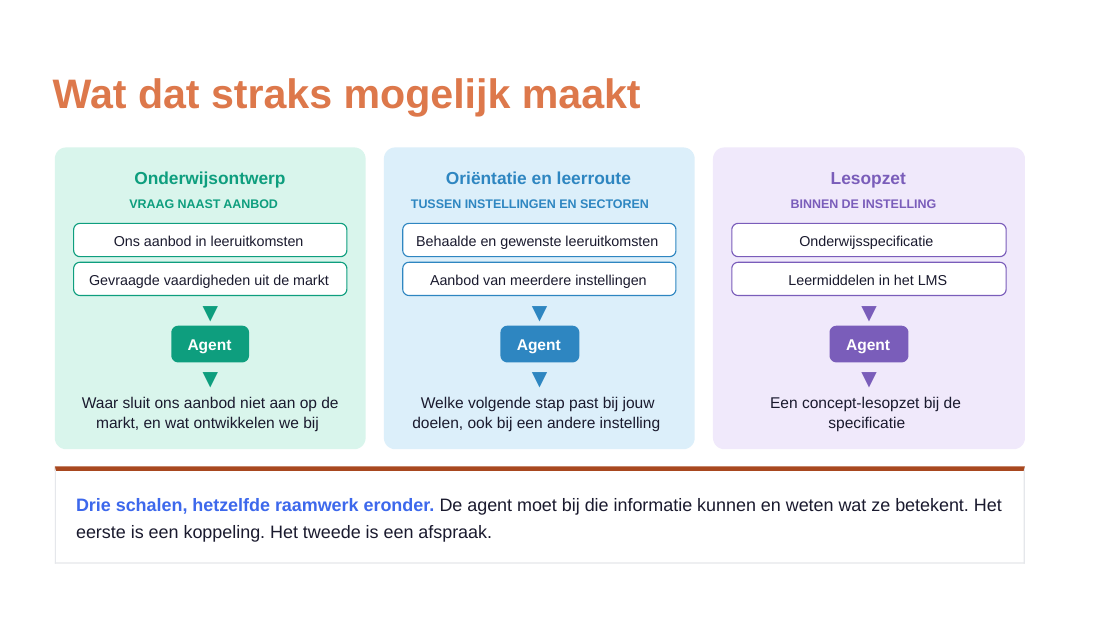
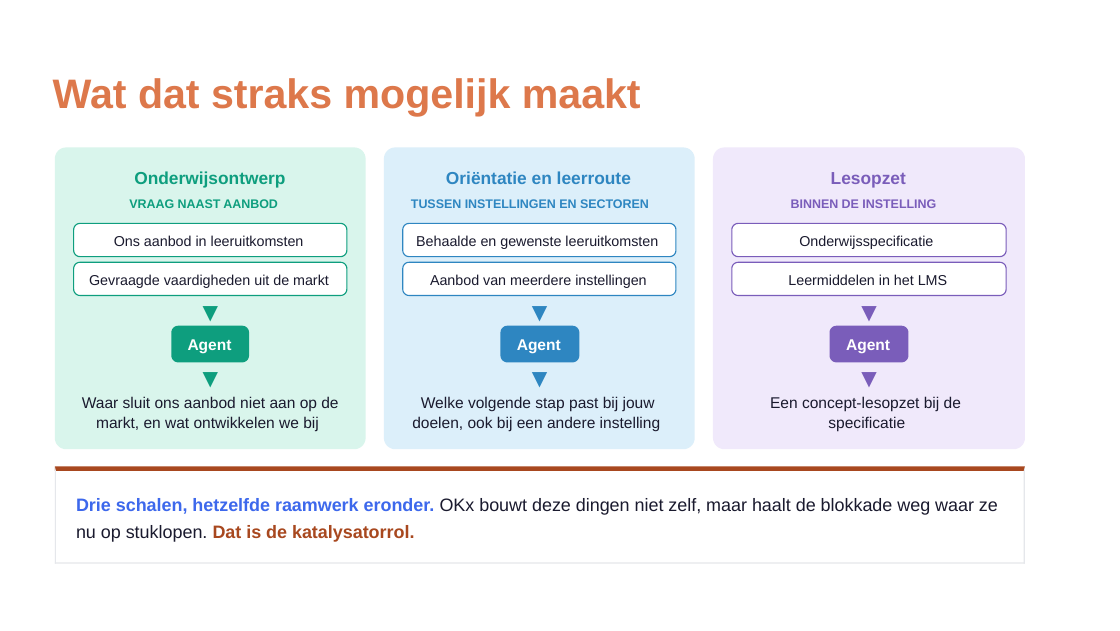
Before and after one commit to Npuls-OKx/meta, a slide deck: slide 10 of presentaties/export/260904_ai_houdbaarheid/260904_ai_houdbaarheid.pptx (slide 15 before the commit). Drawn at 1120x631 pixels with LibreOffice and Linux fonts; fonts in the diff are those of the drawing; background and template pictures are left out. Boxes give left, top, right and bottom in pixels: in the first picture for what was removed or moved away, otherwise in the second. Text is boxed around its words. In the diff, an @@ line names an element or a change of style, - is before the commit and + after.

```diff
--- a/presentaties/export/260904_ai_houdbaarheid/260904_ai_houdbaarheid.pptx
+++ b/presentaties/export/260904_ai_houdbaarheid/260904_ai_houdbaarheid.pptx
@@ text at bbox=[76, 498, 998, 515]: text changed @@
-Drie schalen, hetzelfde raamwerk eronder. De agent moet bij die informatie kunnen en weten wat ze betekent. Het
+Drie schalen, hetzelfde raamwerk eronder. OKx bouwt deze dingen niet zelf, maar haalt de blokkade weg waar ze
@@ text removed at bbox=[76, 525, 492, 542] @@
-eerste is een koppeling. Het tweede is een afspraak.
@@ text added at bbox=[76, 525, 414, 542], 11.8 pt, text #A8481F, bold @@
+nu op stuklopen. Dat is de katalysatorrol.
```
Also in this commit, not shown: 7 other slides changed, 1 slide added, 8 slides removed, 2 other files.
